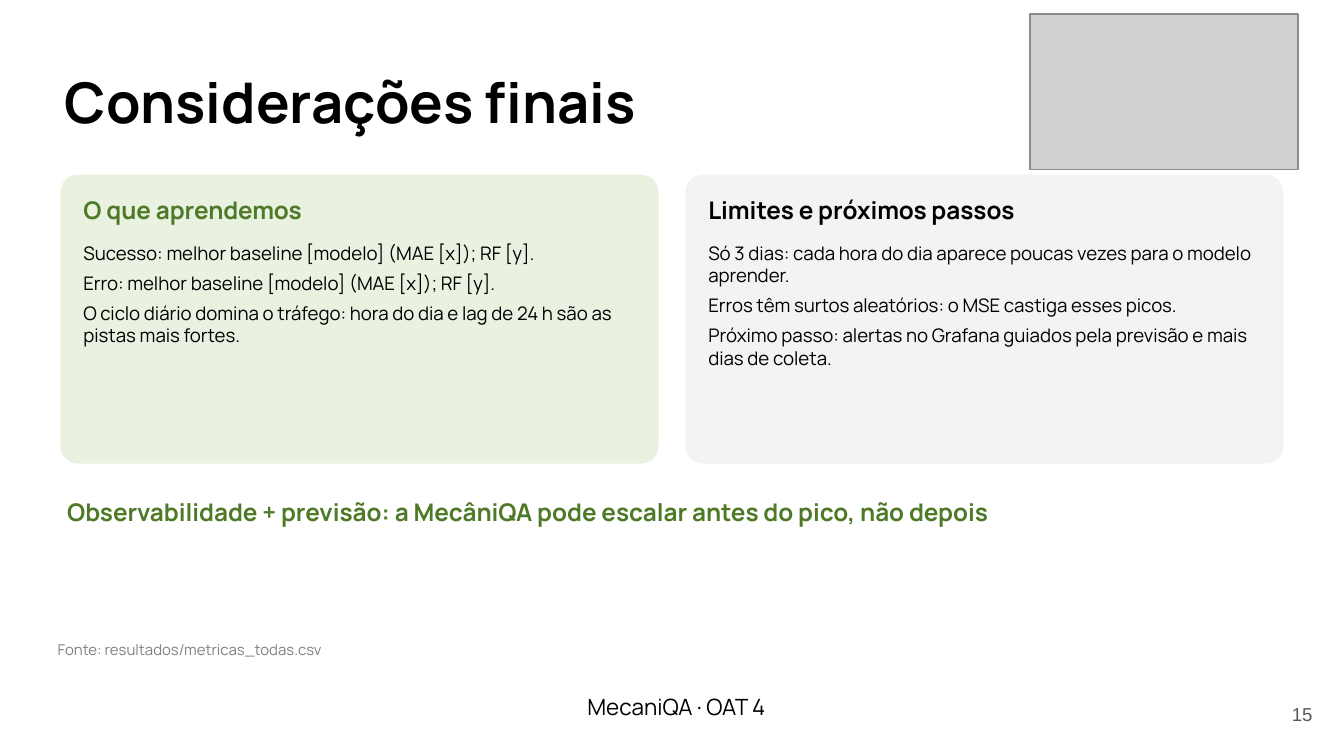
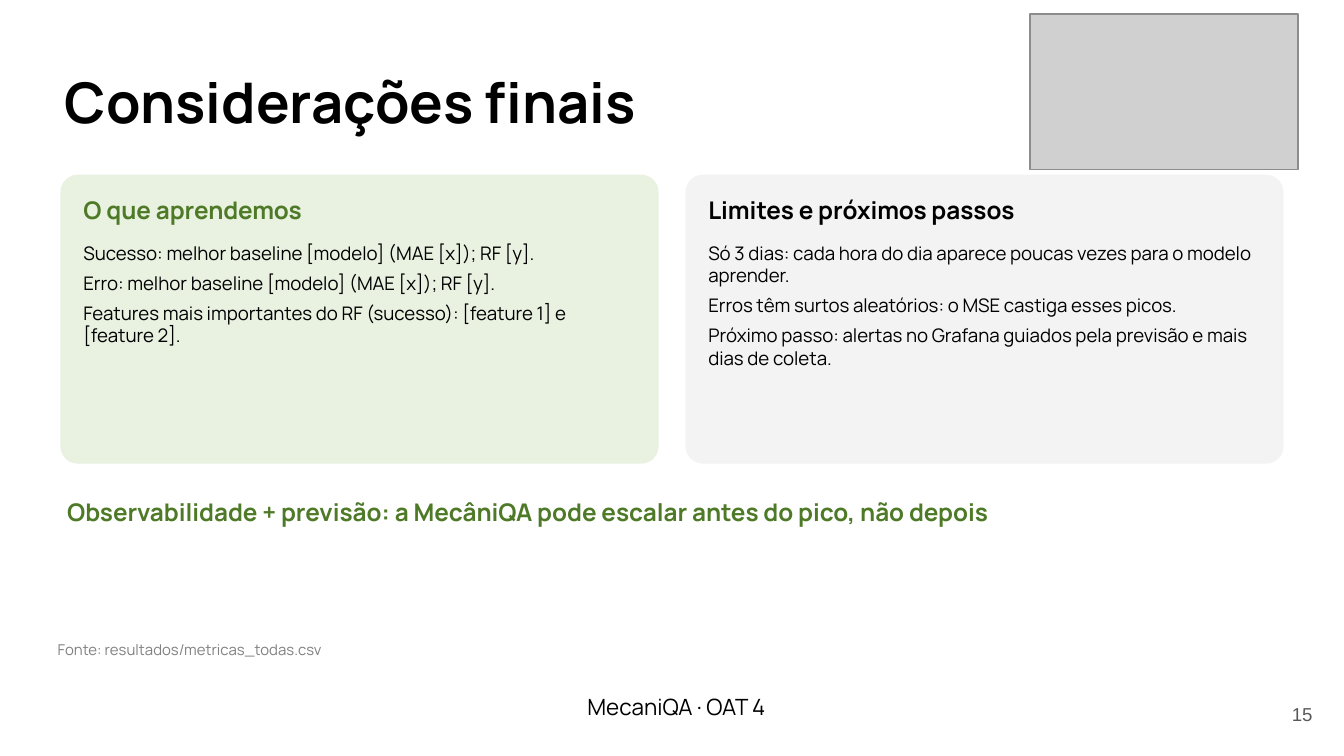
Before and after one commit to LenilsonSoares/mecaniQA-nuvem-macapa, a slide deck: slide 15 of oat4/apresentacao/mecaniQA_oat4_macapa.pptx. Drawn at 1344x756 pixels with LibreOffice and Linux fonts; fonts in the diff are those of the drawing; grey boxes stand for pictures. Boxes give left, top, right and bottom in pixels: in the first picture for what was removed or moved away, otherwise in the second. Text is boxed around its words. In the diff, an @@ line names an element or a change of style, - is before the commit and + after.

Commit message:
fix(oat4): conclusão cita as features mais importantes medidas, não um texto fixo

```diff
--- a/oat4/apresentacao/mecaniQA_oat4_macapa.pptx
+++ b/oat4/apresentacao/mecaniQA_oat4_macapa.pptx
@@ text at (83,303,566,346): text changed @@
-O ciclo diário domina o tráfego: hora do dia e lag de 24 h são as pistas mais fortes.
+Features mais importantes do RF (sucesso): [feature 1] e [feature 2].
```
Also in this commit, not shown: 2 other files.
